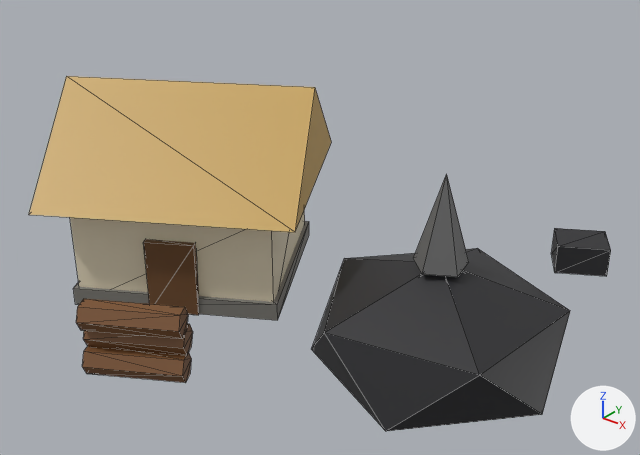
The glTF model art/models/building_28.glb: old version first, new version second.
Before and after are seen from a 50 mm lens placed at (1.023, -1.337, 1.018), pointed at (-0.081, 0.043, 0.163). The axes (+X, +Y, +Z) are drawn at lower right. The lights are the same throughout. The picture after the commit comes second. Mesh edges are drawn as thin lines. Vertices at exactly the same position are counted once.

Names of what the first picture shows: 'building_28'.
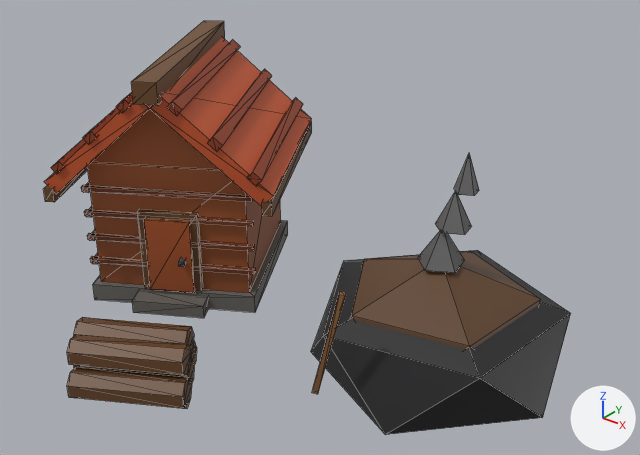
Boxes [x1, y1, x2, y2] around the edits, measured in the pictures (640 x 455 px; the box of a moved part takes in the faces that stretch with it):
'building_28', reshaped (9% narrower, 17% taller): before [29, 76, 611, 431]; after [43, 21, 571, 435]
part 1 of me_building_28, moved or reshaped: before [311, 248, 570, 431]; after [311, 250, 571, 435]
part 2 of me_building_28, added (brown): after [351, 251, 541, 349]
part 3 of me_building_28, added: after [418, 231, 464, 273]
part 4 of me_building_28, added: after [435, 191, 472, 235]
part 5 of me_building_28, added: after [454, 153, 479, 196]
part 6 of me_building_28, rebuilt: before [83, 324, 193, 355]; after [74, 317, 194, 352]
part 7 of me_building_28, rebuilt: before [82, 346, 191, 383]; after [74, 358, 194, 383]
part 8 of me_building_28, rebuilt: before [70, 212, 305, 302]; after [87, 162, 281, 293]
part 9 of me_building_28, rebuilt (17% narrower, 7% shorter): before [73, 221, 309, 320]; after [93, 220, 288, 312]
part 10 of me_building_28, rebuilt (45% narrower, 9% taller): before [29, 76, 331, 232]; after [146, 37, 312, 207]
part 11 of me_building_28, deleted (brown): before [76, 299, 188, 339]
part 12 of me_building_28, deleted: before [551, 228, 611, 276]
part 13 of me_building_28, deleted: before [413, 174, 469, 277]
part 14 of me_building_28, reshaped: before [143, 239, 199, 315]; after [43, 21, 312, 409]
part 15 of me_building_28, added (brown): after [312, 291, 346, 394]

The change, as a diff of the scene's bpy script:
```diff
--- a/art/models/building_28.glb.py
+++ b/art/models/building_28.glb.py
@@ me_building_28 @@
 # used by ob_building_28; location = (0.0, 0.0, 0.0)
-me_building_28.from_pydata(...)  # 104 vertices, 164 faces; spans x -0.751..0.482, y -0.511..0.608, z -0.165..0.46
+me_building_28.from_pydata(...)  # 350 vertices, 540 faces; spans x -0.725..0.487, y -0.577..0.32, z -0.165..0.531
+# me_building_28 part 1: the loose piece of 12 vertices spanning x -0.051..0.482, y -0.196..0.329, z -0.165..0.165 is moved by (0.005, -0.009, 0.0)
+# me_building_28 part 2: a new loose piece, an icosphere of 20 faces spanning x 0.016..0.425, y -0.143..0.259, z -0.098..0.178, in mat_defaultmaterial
+# me_building_28 part 3: a new loose piece, a 5-sided cone pointing to +z spanning x 0.172..0.266, y 0.008..0.101, z 0.17..0.25, in mat_defaultmaterial
+# me_building_28 part 4: a new loose piece, a 5-sided cone pointing to +z spanning x 0.201..0.273, y 0.03..0.101, z 0.25..0.33, in mat_defaultmaterial
+# me_building_28 part 5: a new loose piece, a 5-sided cone pointing to +z spanning x 0.23..0.279, y 0.052..0.101, z 0.33..0.41, in mat_defaultmaterial
+# me_building_28 part 6: the loose piece of 12 vertices spanning x -0.265..-0.062, y -0.493..-0.342, z 0.054..0.106 is rebuilt with 14 vertices and now spans x -0.271..-0.052, y -0.508..-0.349, z 0.053..0.112
+# me_building_28 part 7: the loose piece of 12 vertices spanning x -0.255..-0.052, y -0.511..-0.359, z 0.004..0.056 is rebuilt with 14 vertices and now spans x -0.251..-0.032, y -0.531..-0.372, z 0.001..0.059
+# me_building_28 part 8: the loose piece of 8 vertices spanning x -0.669..-0.088, y -0.328..0.238, z 0.0..0.24 is rebuilt with 8 vertices and now spans x -0.629..-0.155, y -0.282..0.199, z 0.04..0.326
+# me_building_28 part 9: the loose piece of 8 vertices spanning x -0.682..-0.074, y -0.342..0.252, z 0.0..0.04 is rebuilt with 8 vertices and now spans x -0.649..-0.134, y -0.303..0.22, z 0.0..0.04
+# me_building_28 part 10: the loose piece of 6 vertices spanning x -0.751..-0.006, y -0.41..0.32, z 0.24..0.46 is rebuilt with 8 vertices and now spans x -0.522..-0.062, y -0.255..0.287, z 0.276..0.51
+# me_building_28 part 11: the loose piece of 12 vertices spanning x -0.255..-0.052, y -0.511..-0.359, z 0.104..0.156 is deleted
+# me_building_28 part 12: the loose piece of 8 vertices spanning x 0.249..0.403, y 0.462..0.608, z 0.0..0.07 is deleted
+# me_building_28 part 13: the loose piece of 6 vertices spanning x 0.157..0.27, y 0.007..0.119, z 0.16..0.36 is deleted
+# me_building_28 part 14: 8 vertices removed from x -0.328..-0.223, y -0.259..-0.186, z 0.0..0.17; 248 vertices added at x -0.725..0.009, y -0.577..0.295, z 0.0..0.531
+# me_building_28 part 15: 8 vertices added at x 0.142..0.201, y -0.268..-0.227, z -0.001..0.221
+# other edits to the shape of me_building_28 do not show in these pictures
 me_building_28.materials.append(mat_defaultmaterial)
```
